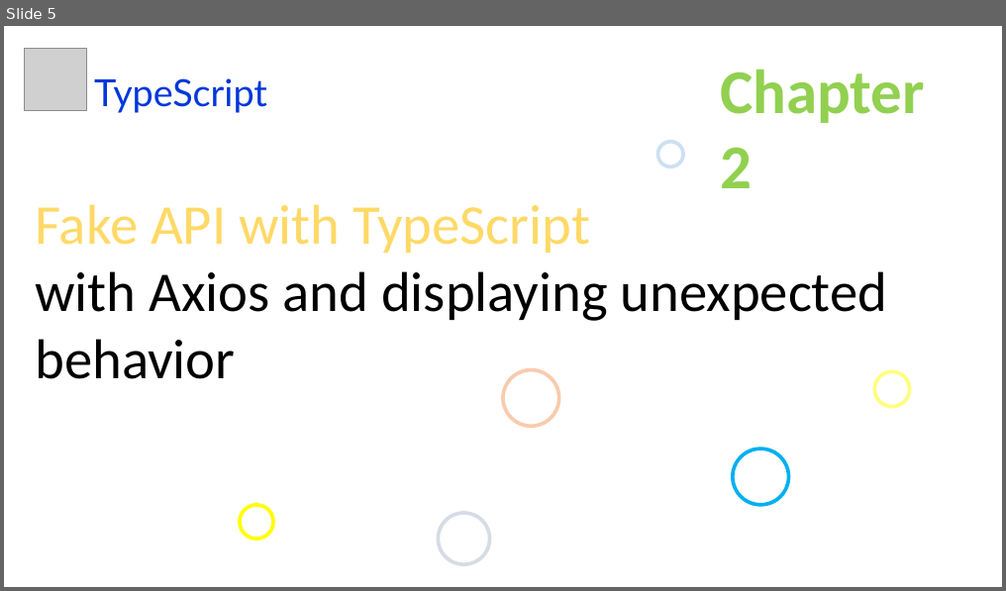
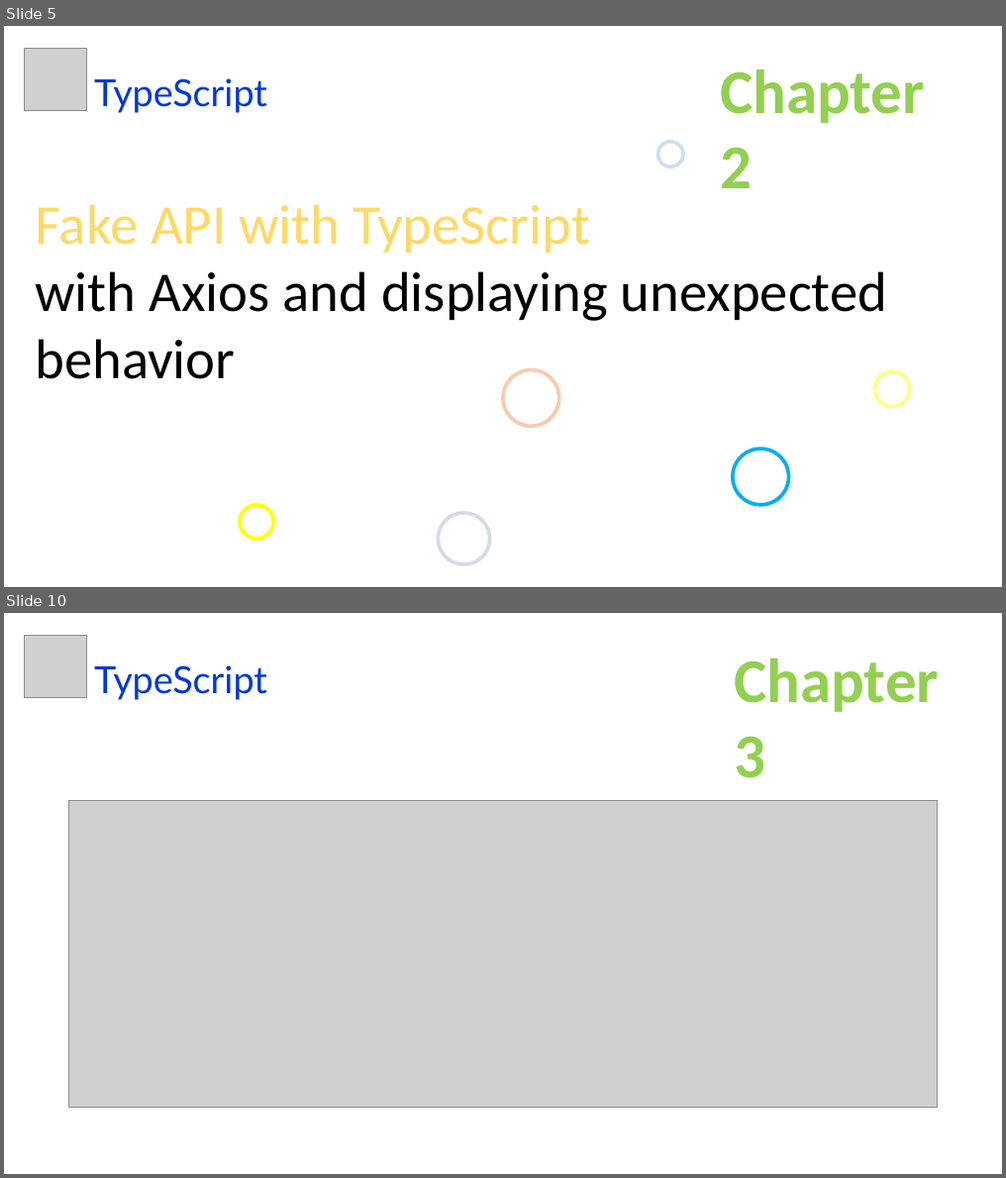
Before and after one commit to uidhtml/typescript-tutorials, a slide deck: typescript-tutorials.pptx. Shown one above the other, each under a label of ours: slide 5 before the commit, slides 5 and 10 after it; the slides between them are not shown. The pictures are 1006x591 and 1006x1178 pixels, drawn with LibreOffice and Linux fonts; fonts in the diff are those of the drawing; grey boxes stand for pictures. Boxes give left, top, right and bottom in pixels: in the first picture for what was removed or moved away, otherwise in the second. Text is boxed around its words. In the diff, an @@ line names an element or a change of style, - is before the commit and + after.

Commit message:
Added chapter 3

```diff
--- a/typescript-tutorials.pptx
+++ b/typescript-tutorials.pptx
@@ slide 10 added at (4,613,1002,1174), background #FFFFFF @@
@@ picture added at (24,635,87,697) @@
@@ text added at (94,665,267,700), 36 pt, text #0037DA @@
+TypeScript
@@ text added at (734,659,939,778), 60 pt, text #92D050, bold @@
+Chapter 3
@@ picture added at (68,801,938,1107) @@
```
Also in this commit, not shown: 2 slides changed, 4 other slides added, 7 other files.
